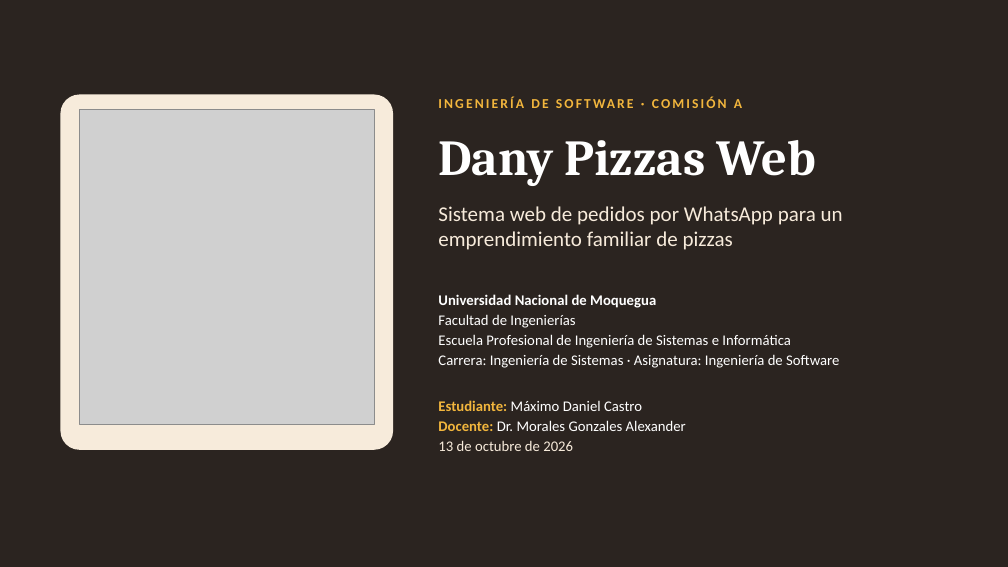
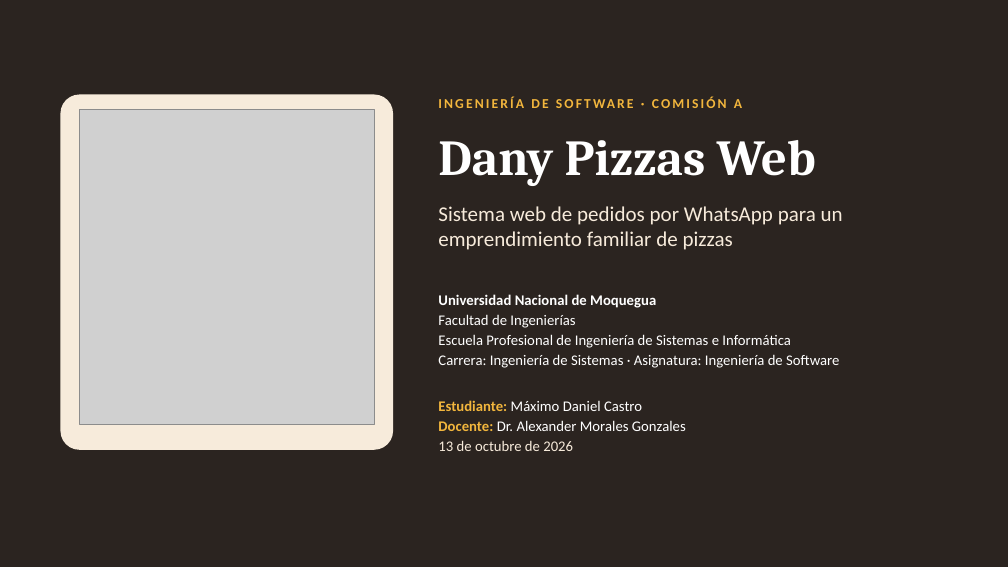
Before and after one commit to CastroMaximo/DanyPizzas, a slide deck: slide 1 of docs/presentacion/DanyPizzas_Presentacion.pptx. Drawn at 1008x567 pixels with LibreOffice and Linux fonts; fonts in the diff are those of the drawing; grey boxes stand for pictures. Boxes give left, top, right and bottom in pixels: in the first picture for what was removed or moved away, otherwise in the second. Text is boxed around its words. In the diff, an @@ line names an element or a change of style, - is before the commit and + after.

```diff
--- a/docs/presentacion/DanyPizzas_Presentacion.pptx
+++ b/docs/presentacion/DanyPizzas_Presentacion.pptx
@@ text at <box>438,420,686,431</box>: text changed @@
-Docente: Dr. Morales Gonzales Alexander
+Docente: Dr. Alexander Morales Gonzales
```
Also in this commit, not shown: 10 other slides changed, 19 slides added, 21 slides removed, 3 other files.
